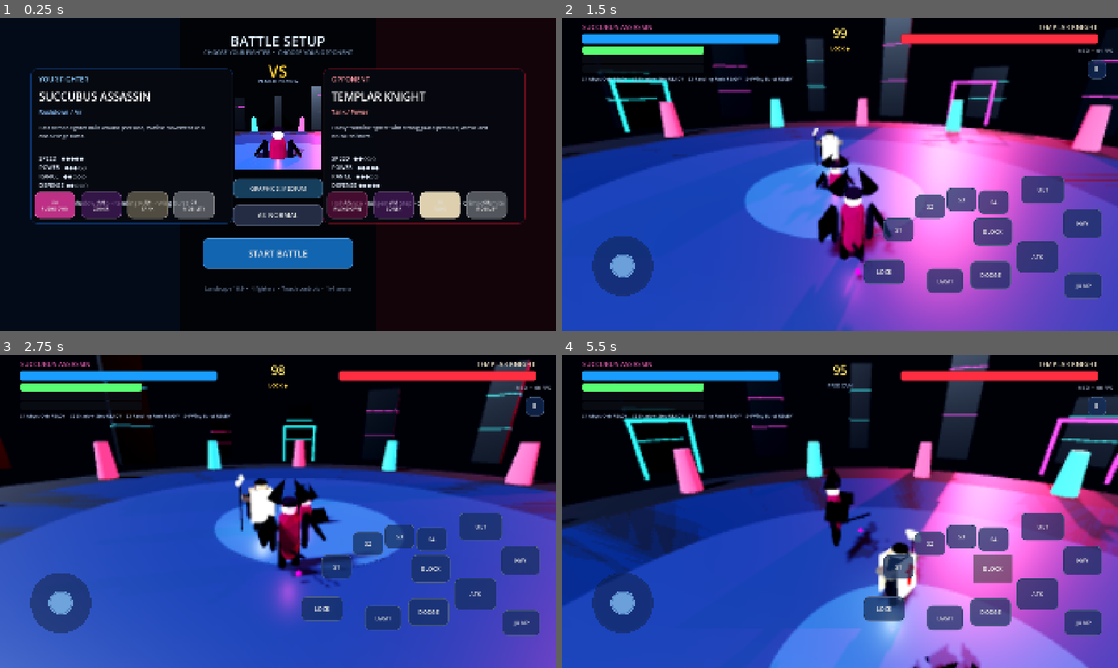
Above: before the commit, frames 1-4 (two rows, left to right).
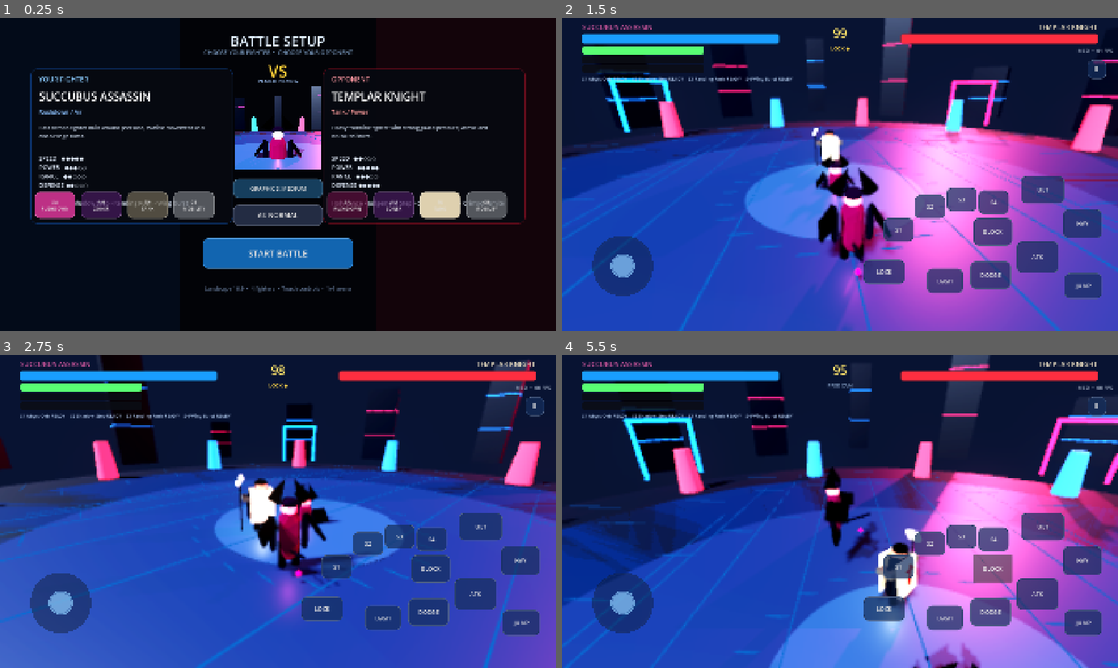
Above: after the commit, the same moments.

Repository: psgkri-design/AnimeArenaFighter
Game: Godot game, scene res://scenes/main.tscn
Same seed, same stepped clock (60 frames per second), same inputs: the game is played once before the commit and once after it.
Inputs (mouse positions are in pixels of both pictures, inside the frame that each line leads up to):
- Up to frame 1 (0.25 s): no input
- Up to frame 2 (1.5 s): click "AI: NORMAL" at 0.5 s; click "START BATTLE" at 1.25 s
- Up to frame 3 (2.75 s): drag from (61, 602) to (333, 442) at 2.02 s
- Up to frame 4 (5.5 s): drag from (728, 527) to (812, 574) at 2.77 s; move the mouse to (895, 442) at 3.52 s; hold D (move_right) 3.53-4.25 s; tap L (dodge) at 3.6 s; drag from (812, 574) to (673, 464) at 4.27 s; move the mouse to (1006, 558) at 5.02 s; hold A (move_left) from 5.03 s (still down); tap O (lock_on) at 5.1 s; tap Space (jump) at 5.27 s

The runs differ from the first frame. In frame 1, less than 0.1% of the frame differs, in the area x 43-58%, y 34-49%; in frame 2, 26%; in frame 3, 28%; in frame 4, 30%, in the area x 0-100%, y 0-100%.

Commit message:
feat: improve arena lighting and batched floor detail

Diff:
--- a/scripts/arena_game.gd
+++ b/scripts/arena_game.gd
@@ -58,8 +58,17 @@
     environment.background_color = Color(0.012, 0.018, 0.045)
     environment.ambient_light_source = Environment.AMBIENT_SOURCE_COLOR
     environment.ambient_light_color = Color(0.20, 0.27, 0.43)
-    environment.ambient_light_energy = 0.65
+    environment.ambient_light_energy = 0.72
     environment.tonemap_mode = Environment.TONE_MAPPER_FILMIC
+    environment.glow_enabled = true
+    environment.glow_bloom = 0.12
+    environment.glow_intensity = 0.20
+    environment.fog_enabled = true
+    environment.fog_light_color = Color(0.08, 0.12, 0.24)
+    environment.fog_light_energy = 0.52
+    environment.fog_density = 0.0032
+    environment.fog_depth_begin = 22.0
+    environment.fog_depth_end = 95.0
     environment_node.environment = environment
     add_child(environment_node)
 
@@ -115,6 +124,7 @@
     _add_arena_disc(arena_root, 20.0, -0.015, Color(0.03, 0.09, 0.19), 0.03)
     _add_arena_disc(arena_root, 12.0, 0.01, Color(0.06, 0.12, 0.24), 0.025)
     _add_arena_disc(arena_root, 4.2, 0.035, Color(0.10, 0.20, 0.34), 0.02)
+    _add_floor_linework(arena_root)
 
     for i in range(16):
         var angle := TAU * float(i) / 16.0
@@ -127,6 +137,52 @@
         _add_pillar(arena_root, pos, i % 2 == 0)
 
     _build_city_backdrop(arena_root)
+
+func _add_floor_linework(parent: Node3D) -> void:
+    var instance := MultiMeshInstance3D.new()
+    instance.name = "ArenaLinework"
+
+    var line_mesh := BoxMesh.new()
+    line_mesh.size = Vector3(1.0, 0.025, 1.0)
+
+    var multi := MultiMesh.new()
+    multi.transform_format = MultiMesh.TRANSFORM_3D
+    multi.mesh = line_mesh
+
+    var transforms: Array[Transform3D] = []
+    var radial_count: int = 16
+    for i in range(radial_count):
+        var angle: float = TAU * float(i) / float(radial_count)
+        var basis := Basis(Vector3.UP, -angle)
+        basis = basis.scaled(Vector3(0.045, 1.0, 20.5))
+        var origin := Vector3(cos(angle) * 10.0, 0.055, sin(angle) * 10.0)
+        transforms.append(Transform3D(basis, origin))
+
+    var ring_radii: Array[float] = [5.0, 11.5, 18.0, 22.7]
+    var ring_segments: int = 24
+    for radius in ring_radii:
+        var segment_length: float = TAU * radius / float(ring_segments) * 0.90
+        for i in range(ring_segments):
+            var angle: float = TAU * float(i) / float(ring_segments)
+            var tangent_rotation: float = -angle
+            var basis := Basis(Vector3.UP, tangent_rotation)
+            basis = basis.scaled(Vector3(segment_length * 0.5, 1.0, 0.055))
+            var origin := Vector3(cos(angle) * radius, 0.06, sin(angle) * radius)
+            transforms.append(Transform3D(basis, origin))
+
+    multi.instance_count = transforms.size()
+    for i in range(transforms.size()):
+        multi.set_instance_transform(i, transforms[i])
+
+    instance.multimesh = multi
+    var mat := StandardMaterial3D.new()
+    mat.shading_mode = BaseMaterial3D.SHADING_MODE_UNSHADED
+    mat.albedo_color = Color(0.06, 0.34, 0.72)
+    mat.emission_enabled = true
+    mat.emission = Color(0.08, 0.54, 1.0)
+    mat.emission_energy_multiplier = 1.45
+    instance.material_override = mat
+    parent.add_child(instance)
 
 func _build_city_backdrop(parent: Node3D) -> void:
     for i in range(16):
--- a/scripts/quality_manager.gd
+++ b/scripts/quality_manager.gd
@@ -26,6 +26,7 @@
             viewport.positional_shadow_atlas_size = 2048
 
     _apply_light_quality(root)
+    _apply_environment_quality(root)
 
     if vfx_pool != null and vfx_pool.has_method("set_quality"):
         vfx_pool.set_quality(current_level)
@@ -42,3 +43,27 @@
 
 func preset_name() -> String:
     return ["LOW", "MEDIUM", "HIGH"][current_level]
+
+
+func _apply_environment_quality(root: Node) -> void:
+    if root is WorldEnvironment:
+        var world := root as WorldEnvironment
+        if world.environment != null:
+            match current_level:
+                Preset.LOW:
+                    world.environment.glow_enabled = false
+                    world.environment.fog_enabled = false
+                Preset.MEDIUM:
+                    world.environment.glow_enabled = true
+                    world.environment.glow_bloom = 0.10
+                    world.environment.glow_intensity = 0.16
+                    world.environment.fog_enabled = true
+                    world.environment.fog_density = 0.0026
+                Preset.HIGH:
+                    world.environment.glow_enabled = true
+                    world.environment.glow_bloom = 0.16
+                    world.environment.glow_intensity = 0.24
+                    world.environment.fog_enabled = true
+                    world.environment.fog_density = 0.0038
+    for child in root.get_children():
+        _apply_environment_quality(child)
Not shown, changed: CHANGELOG_GAME.md
